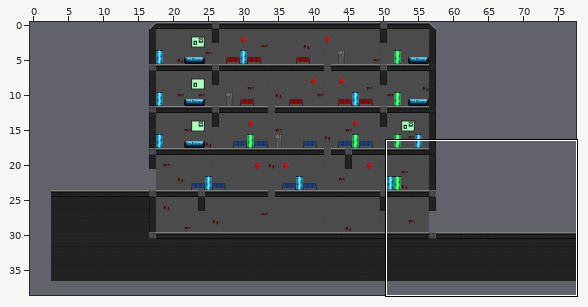
One commit to this Tiled map: resources/tilemap/zona_hospital.tmx. The first picture is a wide view before the edit; the outline marks the close-up.
Close-up. Before the commit:
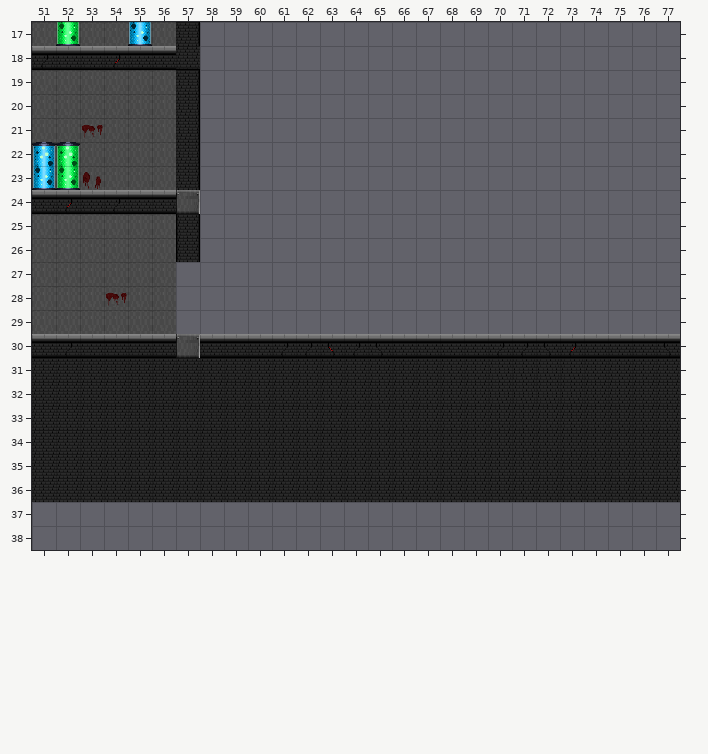
Cells are 32x32 px. Shown: x 51..77, y 17..38. The commit also changed other parts of the map, which this record leaves out. The old version is drawn lined up with the new one.
The same view after the edit:
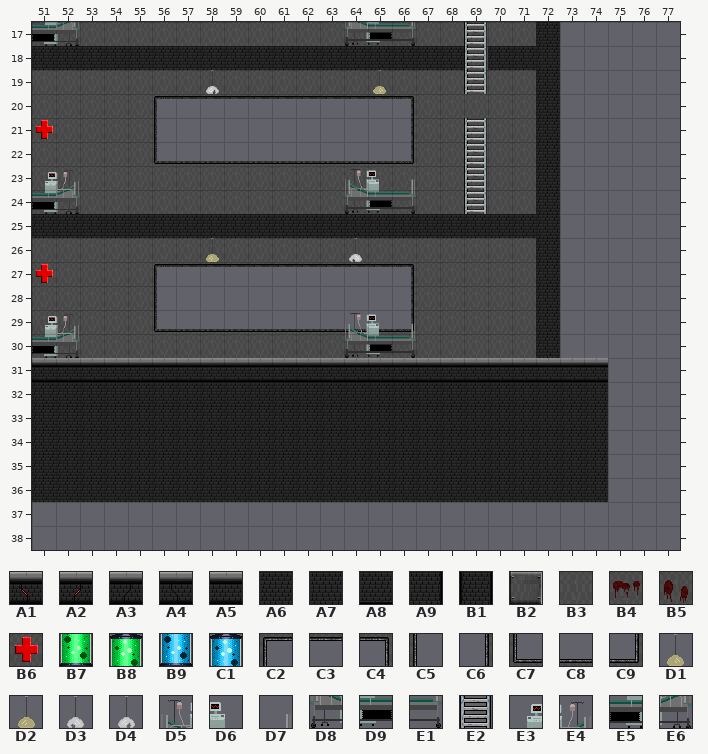
Key: from "template_tileset": A1 0, A2 1, A3 2, A4 3, A5 4, A6 5, A7 6, A8 12, A9 14, B1 15, B2 18, B3 27, B4 28, B5 29, B6 54, B7 60, B8 61, B9 62, C1 63, C2 67, C3 68, C4 69, C5 79, C6 81, C7 91, C8 92, C9 93, D1 127, D2 128, D3 139, D4 140, D5 151, D6 152, D7 153, D8 163, D9 164, E1 165, E2 172, E3 176, E4 177, E5 188, E6 189.
__ is an empty cell.
Tiles replaced or removed in this view: A1, A2, A3, A4, A5, A6, A7, A8, A9, B1, B2, B3, B4, B5, B7, B8, B9, C1.
Tiles of an added or newly shown layer are drawn over the layers below it.
Change:
Changed rows in their new state; .. is an unchanged cell.
map size 75x50 -> 75x40 cells (old content now starts at 3,-13; both pictures use the new coordinates)
Layer "Background":
first column x 51:
17 .. B3 .. .. B3 .. B3 B3 B3 B3 B3 B3 B3 B3 B3 B3 B3 B3 B3 B3 B3
18 .. .. .. .. .. .. .. .. .. .. .. .. .. .. .. .. .. .. B3 .. ..
19 .. .. .. .. .. .. B3 B3 B3 B3 B3 B3 B3 B3 B3 B3 B3 B3 B3 B3 B3
20 .. .. .. .. .. C2 C3 C3 C3 C3 C3 C3 C3 C3 C3 C4 B3 B3 B3 B3 B3
21 .. .. B3 .. .. C5 .. .. .. .. .. .. .. .. .. C6 B3 B3 B3 B3 B3
22 .. .. .. .. .. C7 C8 C8 C8 C8 C8 C8 C8 C8 C8 C9 B3 B3 B3 B3 B3
23 .. .. B3 .. .. .. B3 B3 B3 B3 B3 B3 B3 B3 B3 B3 B3 B3 B3 B3 B3
24 .. .. .. .. .. .. B3 B3 B3 B3 B3 B3 B3 B3 B3 B3 B3 B3 B3 B3 B3
25 __ __ __ __ __ __ .. .. .. .. .. .. .. .. .. .. .. .. .. .. ..
26 .. .. .. .. .. .. B3 B3 B3 B3 B3 B3 B3 B3 B3 B3 B3 B3 B3 B3 B3
27 .. .. .. .. .. C2 C3 C3 C3 C3 C3 C3 C3 C3 C3 C4 B3 B3 B3 B3 B3
28 .. .. .. B3 .. C5 .. .. .. .. .. .. .. .. .. C6 B3 B3 B3 B3 B3
29 .. .. .. .. .. C7 C8 C8 C8 C8 C8 C8 C8 C8 C8 C9 B3 B3 B3 B3 B3
30 B3 B3 B3 B3 B3 B3 B3 B3 B3 B3 B3 B3 B3 B3 B3 B3 B3 B3 B3 B3 B3
Layer "Decoration" (removed):
first column x 51:
22 __ __
23 __ __
Layer "Walls":
first column x 51:
17 .. .. .. .. .. .. __ .. .. .. .. .. .. .. .. .. .. .. E2 .. .. A6 .. .. .. .. ..
18 A6 A6 A6 A6 A6 A6 A6 A6 A6 A6 A6 A6 A6 A6 A6 A6 A6 A6 E2 A6 A6 A6 .. .. .. .. ..
19 .. .. .. .. .. .. __ .. .. .. .. .. .. .. .. .. .. .. E2 .. .. A6 .. .. .. .. ..
20 .. .. .. .. .. .. __ .. .. .. .. .. .. .. .. .. .. .. .. .. .. A6 .. .. .. .. ..
21 .. .. .. .. .. .. __ .. .. .. .. .. .. .. .. .. .. .. E2 .. .. A6 .. .. .. .. ..
22 .. .. .. .. .. .. __ .. .. .. .. .. .. .. .. .. .. .. E2 .. .. A6 .. .. .. .. ..
23 .. .. .. .. .. .. __ .. .. .. .. .. .. .. .. .. .. .. E2 .. .. A6 .. .. .. .. ..
24 __ __ __ __ __ __ __ .. .. .. .. .. .. .. .. .. .. .. E2 .. .. A6 .. .. .. .. ..
25 A6 A6 A6 A6 A6 A6 A6 A6 A6 A6 A6 A6 A6 A6 A6 A6 A6 A6 A6 A6 A6 A6 .. .. .. .. ..
26 .. .. .. .. .. .. __ .. .. .. .. .. .. .. .. .. .. .. .. .. .. A6 .. .. .. .. ..
27 .. .. .. .. .. .. .. .. .. .. .. .. .. .. .. .. .. .. .. .. .. A6 .. .. .. .. ..
28 .. .. .. .. .. .. .. .. .. .. .. .. .. .. .. .. .. .. .. .. .. A6 .. .. .. .. ..
29 .. .. .. .. .. .. .. .. .. .. .. .. .. .. .. .. .. .. .. .. .. A6 .. .. .. .. ..
30 __ __ __ __ __ __ __ __ __ __ __ __ __ __ __ __ __ __ __ __ __ A6 __ __ __ __ __
31 A5 A5 A5 A5 A5 A5 A5 A5 A5 A5 A5 A5 A5 A5 A5 A5 A5 A5 A5 A5 A5 A5 A5 A5 __ __ __
32 .. .. .. .. .. .. .. .. .. .. .. .. .. .. .. .. .. .. .. A6 A6 A6 A6 .. __ __ __
33 .. .. .. .. .. .. .. .. .. .. .. .. .. .. .. .. .. .. .. .. .. .. .. .. __ __ __
34 .. .. .. .. .. .. .. .. .. .. .. .. .. .. .. .. .. .. .. .. .. .. .. .. __ __ __
35 .. .. .. .. .. .. .. .. .. .. .. .. .. .. .. .. .. .. .. .. .. .. .. .. __ __ __
36 .. .. .. .. .. .. .. .. .. .. .. .. .. .. .. .. .. .. .. .. .. .. .. .. __ __ __
Layer "Elements" (added):
first column x 51:
17 E5 E6 .. .. .. .. .. .. .. .. .. .. .. D8 D9 E1
19 .. .. .. .. .. .. .. D4 .. .. .. .. .. .. D1 ..
21 B6 .. .. .. .. .. .. .. .. .. .. .. .. .. .. ..
23 E3 E4 .. .. .. .. .. .. .. .. .. .. .. D5 D6 D7
24 E5 E6 .. .. .. .. .. .. .. .. .. .. .. D8 D9 E1
26 .. .. .. .. .. .. .. D2 .. .. .. .. .. D3 .. ..
27 B6 .. .. .. .. .. .. .. .. .. .. .. .. .. .. ..
29 E3 E4 .. .. .. .. .. .. .. .. .. .. .. D5 D6 D7
30 E5 E6 .. .. .. .. .. .. .. .. .. .. .. D8 D9 E1
Changed places in both close-ups, as pixel boxes (x1, y1, x2, y2):
changed: (32, 22, 680, 502)
